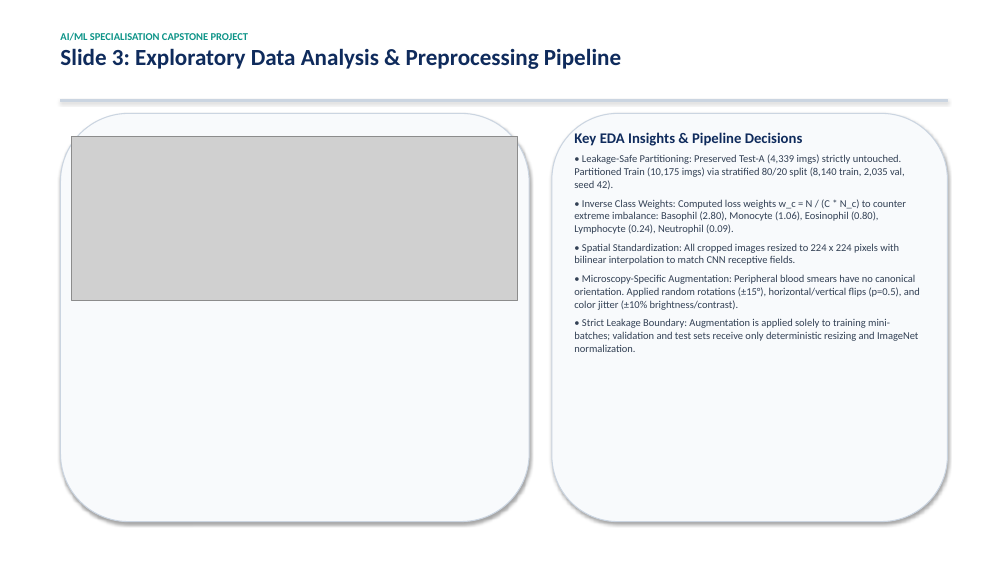
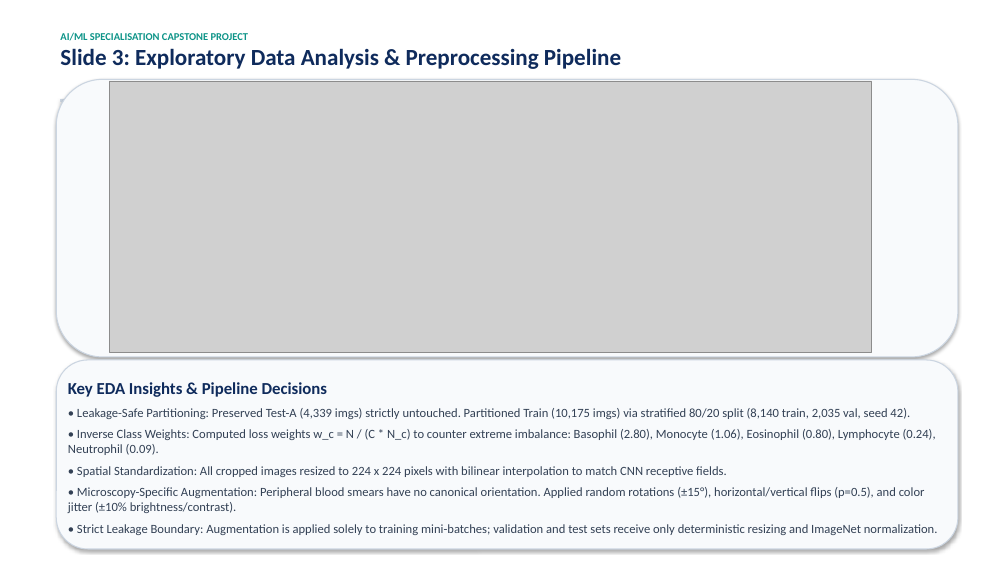
Before and after one commit to drsiginmdpatho-svg/White-Blood-Cell-Classification, a slide deck: slide 3 of reports/WBC_Classification_Academic_Presentation.pptx. Drawn at 1008x567 pixels with LibreOffice and Linux fonts; fonts in the diff are those of the drawing; grey boxes stand for pictures. Boxes give left, top, right and bottom in pixels: in the first picture for what was removed or moved away, otherwise in the second. Text is boxed around its words. In the diff, an @@ line names an element or a change of style, - is before the commit and + after.

```diff
--- a/reports/WBC_Classification_Academic_Presentation.pptx
+++ b/reports/WBC_Classification_Academic_Presentation.pptx
@@ rounded rectangle: place and size @@
-rounded rectangle at [60, 113, 529, 522]
+rounded rectangle at [56, 79, 958, 357]
@@ picture: place and size @@
-picture at [72, 136, 518, 301]
+picture at [109, 81, 872, 352]
@@ rounded rectangle: place and size @@
-rounded rectangle at [552, 113, 948, 522]
+rounded rectangle at [56, 360, 958, 549]
@@ text "Key EDA Insights & Pipeline ...": place and size @@
-text "Key EDA Insights & Pipeline ..." at [574, 132, 920, 352]
+text "Key EDA Insights & Pipeline ..." at [68, 382, 938, 535]
@@ text "Key EDA Insights & Pipeline ..." at [68, 382, 938, 535]: size 14 to 16 pt in "Key EDA Insights & Pipeline Decisions"; size 10 to 12 pt @@
```
Also in this commit, not shown: 7 other slides changed, 3 other files.
